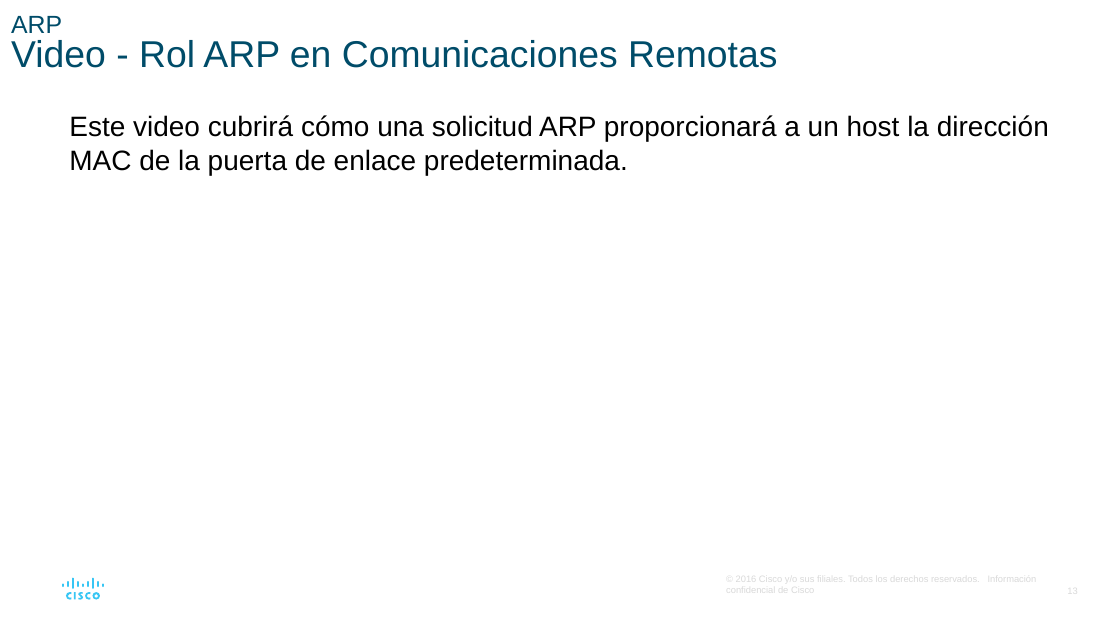
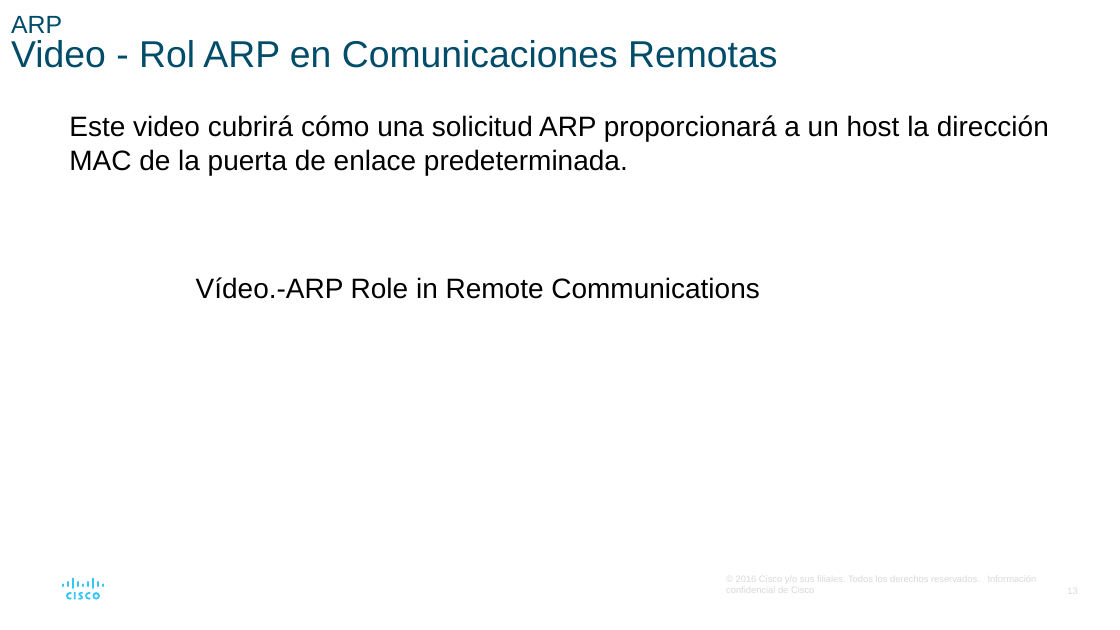
Before and after one commit to giganteavila/PAR, a slide deck: slide 13 of Presentaciones/9-Resolución de Dirección.odp. Drawn at 1120x630 pixels with LibreOffice and Linux fonts; fonts in the diff are those of the drawing. Boxes give left, top, right and bottom in pixels: in the first picture for what was removed or moved away, otherwise in the second. Text is boxed around its words. In the diff, an @@ line names an element or a change of style, - is before the commit and + after.

```diff
--- a/Presentaciones/9-Resolución de Dirección.odp
+++ b/Presentaciones/9-Resolución de Dirección.odp
@@ text added at <box>196,277,759,299</box>, 18 pt, text #000000 @@
+Vídeo.-ARP Role in Remote Communications
```
Also in this commit, not shown: 7 other slides changed, 4 slides added, 1 slide removed, 1 other file.
